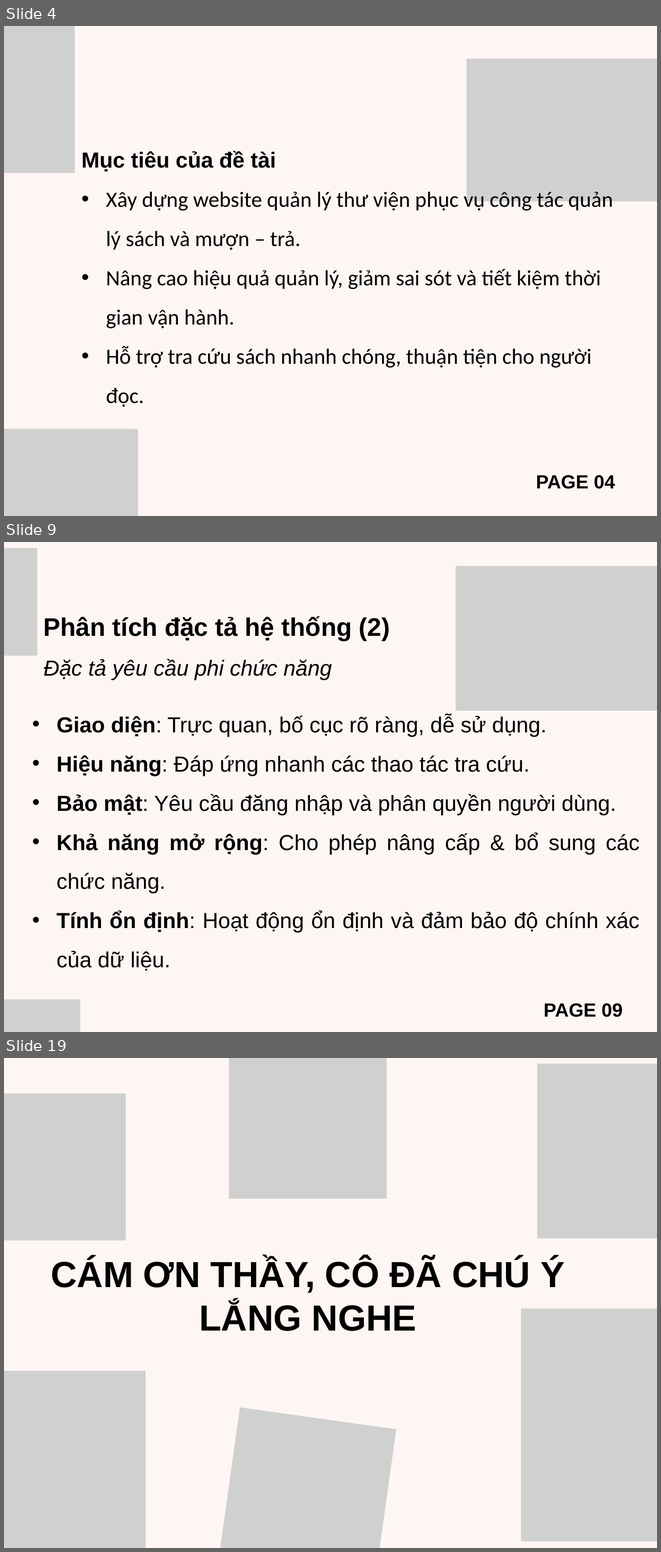
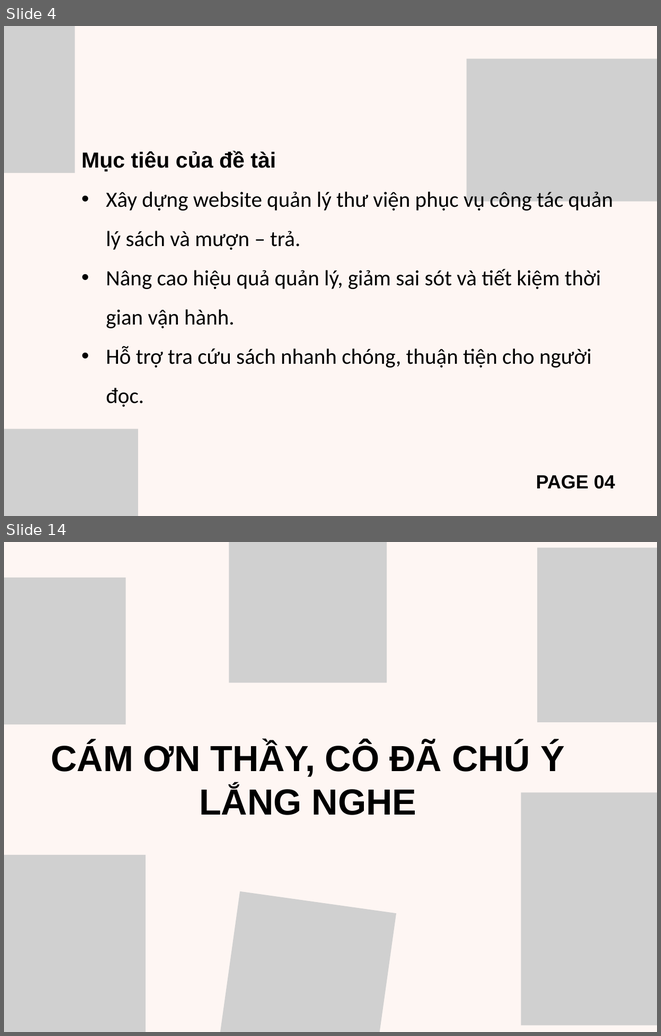
Before and after one commit to QueAnh068/csn-da23ttb-thachnguyenqueanh-webquanlythuvien, a slide deck: thesis/BaoCaoCSNHT.pptx. Shown one above the other, each under a label of ours: slides 4, 9 and 19 before the commit, slides 4 and 14 after it; the slides between them are not shown. The pictures are 661x1552 and 661x1036 pixels, drawn with LibreOffice and Linux fonts; fonts in the diff are those of the drawing; grey boxes stand for pictures. Boxes give left, top, right and bottom in pixels: in the first picture for what was removed or moved away, otherwise in the second. Text is boxed around its words. In the diff, an @@ line names an element or a change of style, - is before the commit and + after.

```diff
--- a/thesis/BaoCaoCSNHT.pptx
+++ b/thesis/BaoCaoCSNHT.pptx
@@ slide 9 removed at [4,542,657,1032], background #FEF6F3 @@
@@ picture removed at [4,548,37,655] @@
@@ picture removed at [456,566,657,711] @@
@@ text removed at [44,616,390,680] @@
-Phân tích đặc tả hệ thống (2)
-Đặc tả yêu cầu phi chức năng
@@ text removed at [56,715,639,971] @@
-• Giao diện: Trực quan, bố cục rõ ràng, dễ sử dụng.
-• Hiệu năng: Đáp ứng nhanh các thao tác tra cứu.
-• Bảo mật: Yêu cầu đăng nhập và phân quyền người dùng.
-• Khả năng mở rộng: Cho phép nâng cấp & bổ sung các chức năng.
-• Tính ổn định: Hoạt động ổn định và đảm bảo độ chính xác của dữ liệu.
@@ picture removed at [4,999,80,1032] @@
@@ text removed at [544,1003,623,1017] @@
-PAGE 09
@@ what was slide 19 is now slide 14 @@
```
Also in this commit, not shown: 7 slides changed, 3 slides added, 7 other slides removed.
